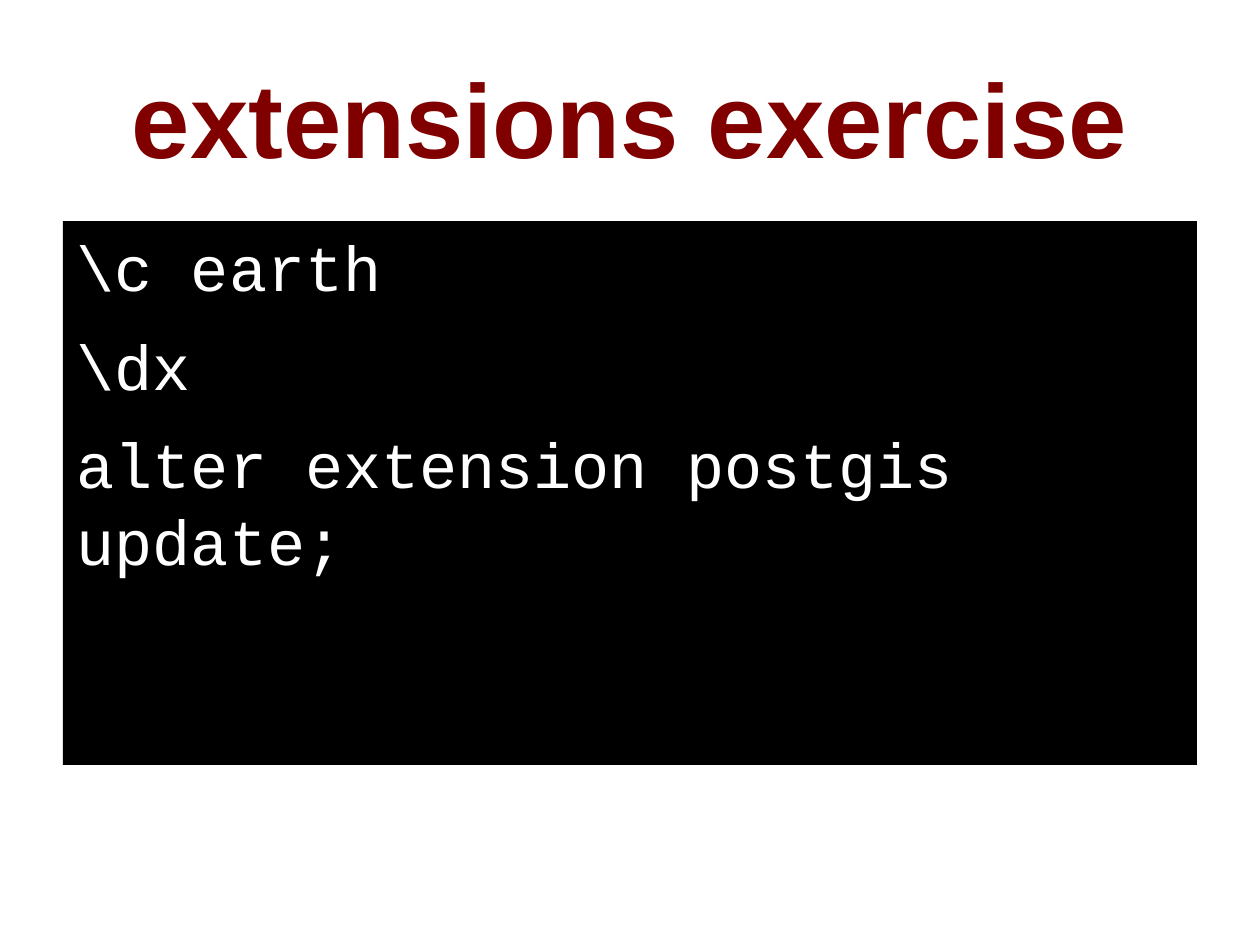
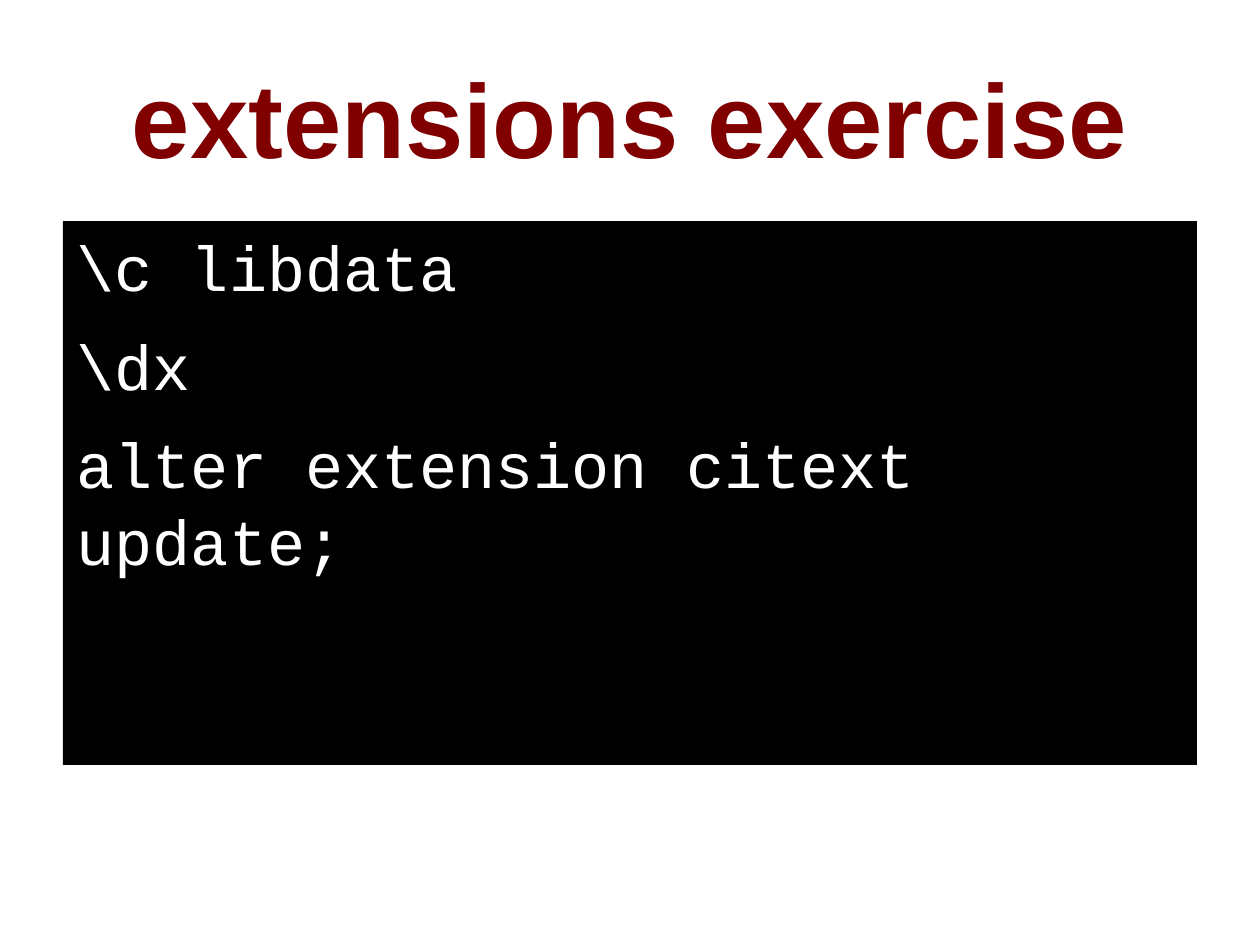
Before and after one commit to pgexperts/accidentalDBA, a slide deck: slide 49 of tutorial/accidental_dba.odp. Drawn at 1260x945 pixels with LibreOffice and Linux fonts; fonts in the diff are those of the drawing. Boxes give left, top, right and bottom in pixels: in the first picture for what was removed or moved away, otherwise in the second. Text is boxed around its words. In the diff, an @@ line names an element or a change of style, - is before the commit and + after.

Commit message:
Version 0.7. Removed PostGIS.  Added pg_stat_statements, PITR recovery exercise.  Ready for pgconfSV.

```diff
--- a/tutorial/accidental_dba.odp
+++ b/tutorial/accidental_dba.odp
@@ text at box(77, 246, 458, 292): text changed @@
-\c earth
+\c libdata
@@ text at box(77, 443, 915, 579): text changed @@
-alter extension postgis update;
+alter extension citext update;
```
Also in this commit, not shown: 24 other slides changed, 3 slides added, 7 slides removed, 21 other files.
